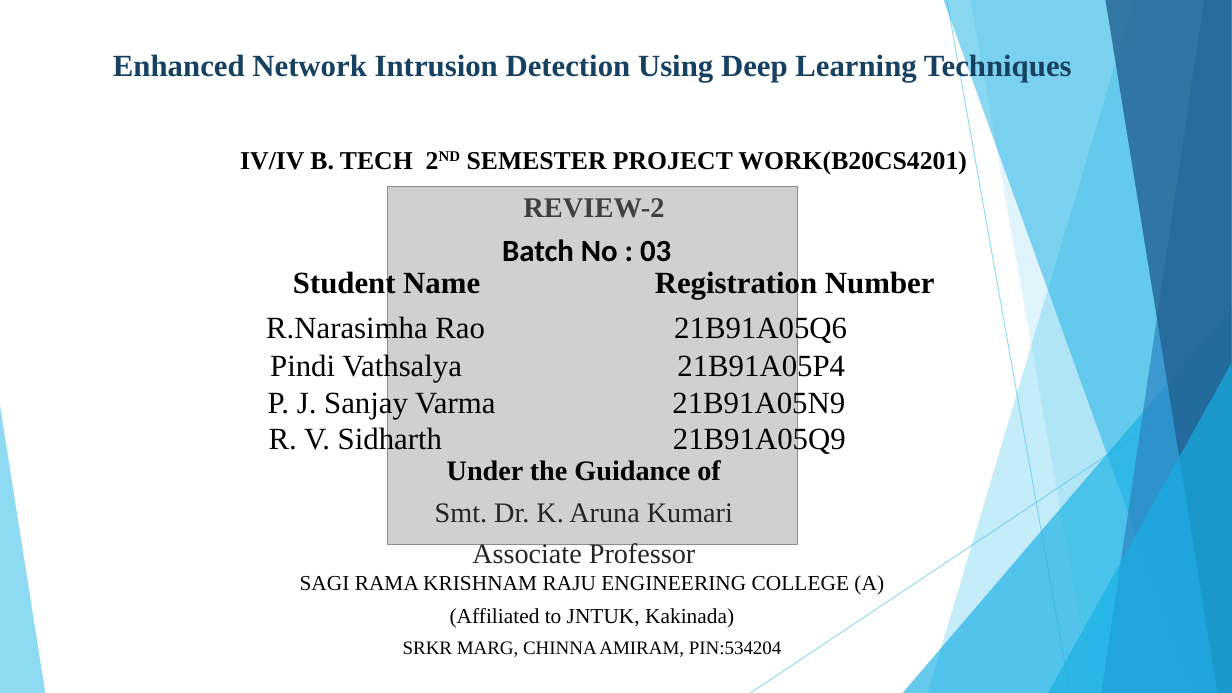
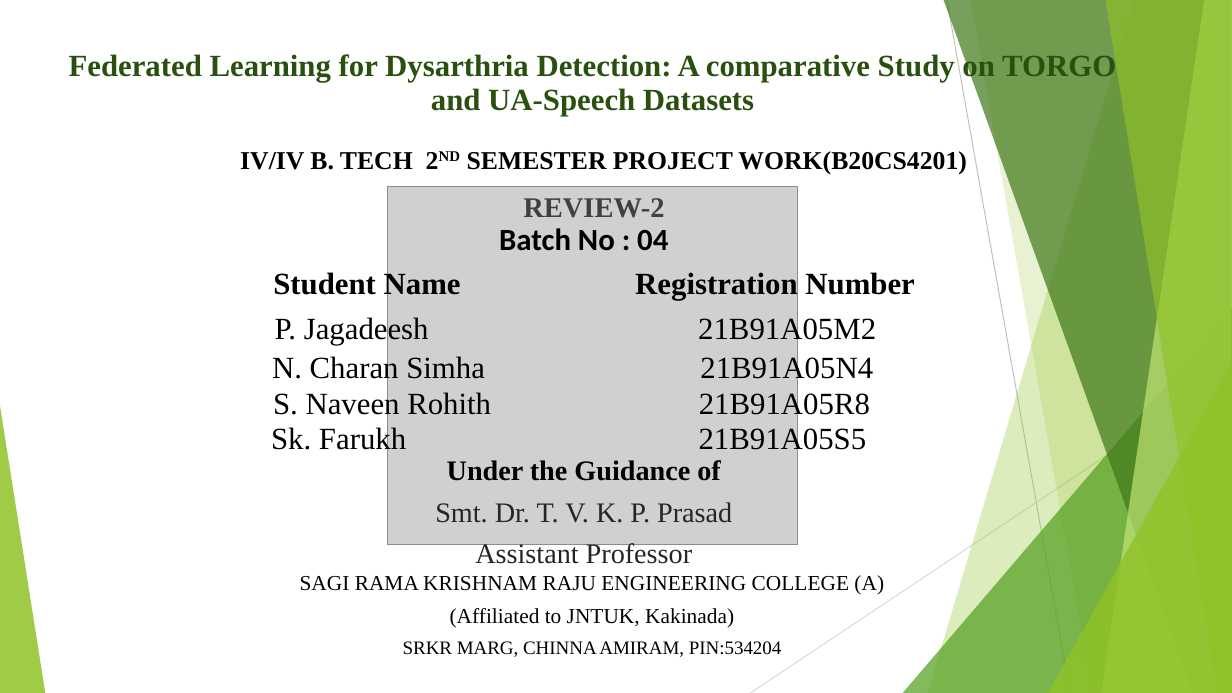
Before and after one commit to JagadeeshPadam/Dysarthria-Detection, a slide deck: slide 1 of reference.pptx. Drawn at 1232x693 pixels with LibreOffice and Linux fonts; fonts in the diff are those of the drawing; grey boxes stand for pictures. Boxes give left, top, right and bottom in pixels: in the first picture for what was removed or moved away, otherwise in the second. Text is boxed around its words. In the diff, an @@ line names an element or a change of style, - is before the commit and + after.

```diff
--- a/reference.pptx
+++ b/reference.pptx
@@ freeform shape at box(928, 0, 1232, 693): fill #5FCBEF at 36% opacity to #90C226 at 30% opacity @@
@@ freeform shape at box(944, 0, 1232, 693): fill #17B0E4 at 50% opacity to #3F7819 at 70% opacity @@
@@ line (947, 0) - (1070, 693): stroke #5FCBEF 0.75 pt to #BFBFBF 0.75 pt @@
@@ freeform shape at box(970, 0, 1232, 693): fill #5FCBEF at 20% opacity to #90C226 at 20% opacity @@
@@ freeform shape at box(1102, 0, 1232, 693): fill #2E83C3 at 70% opacity to #C0E474 at 70% opacity @@
@@ freeform shape at box(1105, 0, 1232, 693): fill #226292 at 80% opacity to #90C226 at 65% opacity @@
@@ text at box(69, 53, 1116, 116): text changed; text colour #174162 to #2A5010 @@
-Enhanced Network Intrusion Detection Using Deep Learning Techniques
+Federated Learning for Dysarthria Detection: A comparative Study on TORGO and UA-Speech Datasets
@@ text at box(499, 228, 668, 251): text changed @@
-Batch No : 03
+Batch No : 04
@@ text "Student Name Registration Number": place and size @@
-text "Student Name Registration Number" at box(293, 269, 934, 299)
+text "Student Name Registration Number" at box(273, 270, 914, 300)
@@ text at box(275, 315, 876, 345): text changed @@
-R.Narasimha Rao 21B91A05Q6
+P. Jagadeesh 21B91A05M2
@@ triangle at box(903, 308, 1232, 693): fill #17B0E4 at 66% opacity to #54A021 at 72% opacity @@
@@ text at box(272, 354, 873, 384): text changed @@
-Pindi Vathsalya 21B91A05P4
+N. Charan Simha 21B91A05N4
@@ line (1232, 372) - (750, 693): stroke #5FCBEF 0.75 pt to #D9D9D9 0.75 pt @@
@@ triangle at box(1048, 363, 1232, 693): fill #17B0E4 at 66% opacity to #90C226 at 80% opacity @@
@@ triangle at box(0, 406, 45, 693): fill #5FCBEF at 70% opacity to #90C226 at 85% opacity @@
@@ text at box(273, 390, 870, 420): text changed @@
-P. J. Sanjay Varma 21B91A05N9
+S. Naveen Rohith 21B91A05R8
@@ text at box(271, 425, 867, 455): text changed @@
-R. V. Sidharth 21B91A05Q9
+Sk. Farukh 21B91A05S5
@@ text at box(435, 502, 732, 564): text changed @@
-Smt. Dr. K. Aruna Kumari
-Associate Professor
+Smt. Dr. T. V. K. P. Prasad
+Assistant Professor
```
Also in this commit, not shown: 12 other slides changed, 8 slides added, 8 slides removed.
